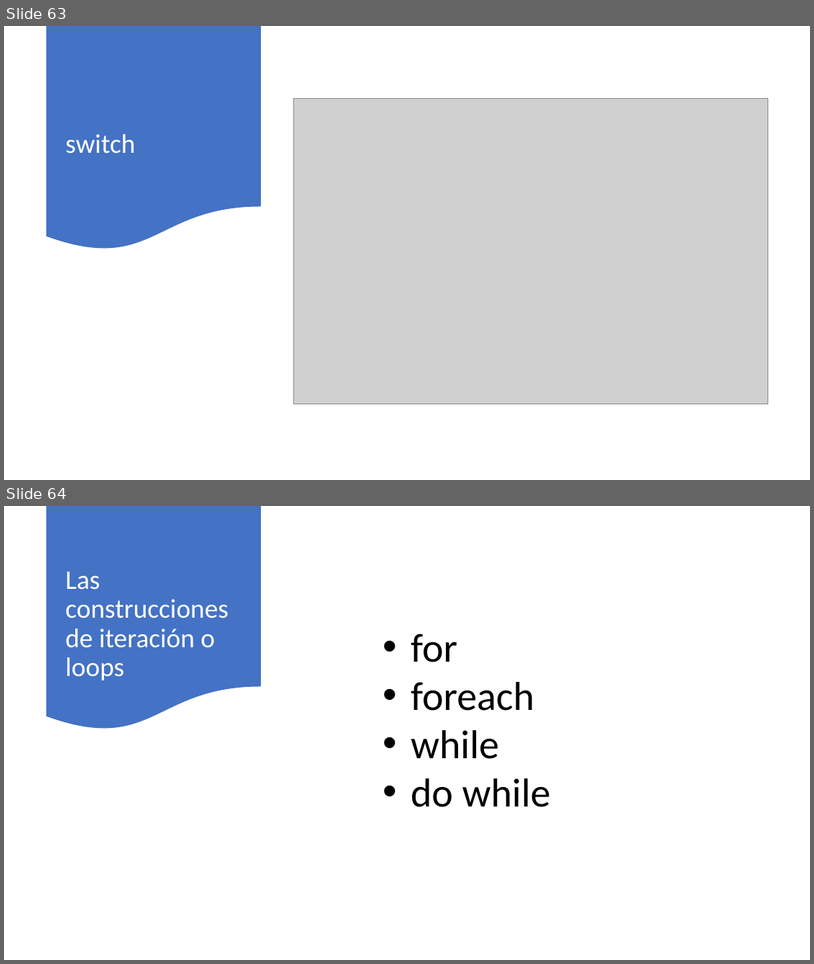
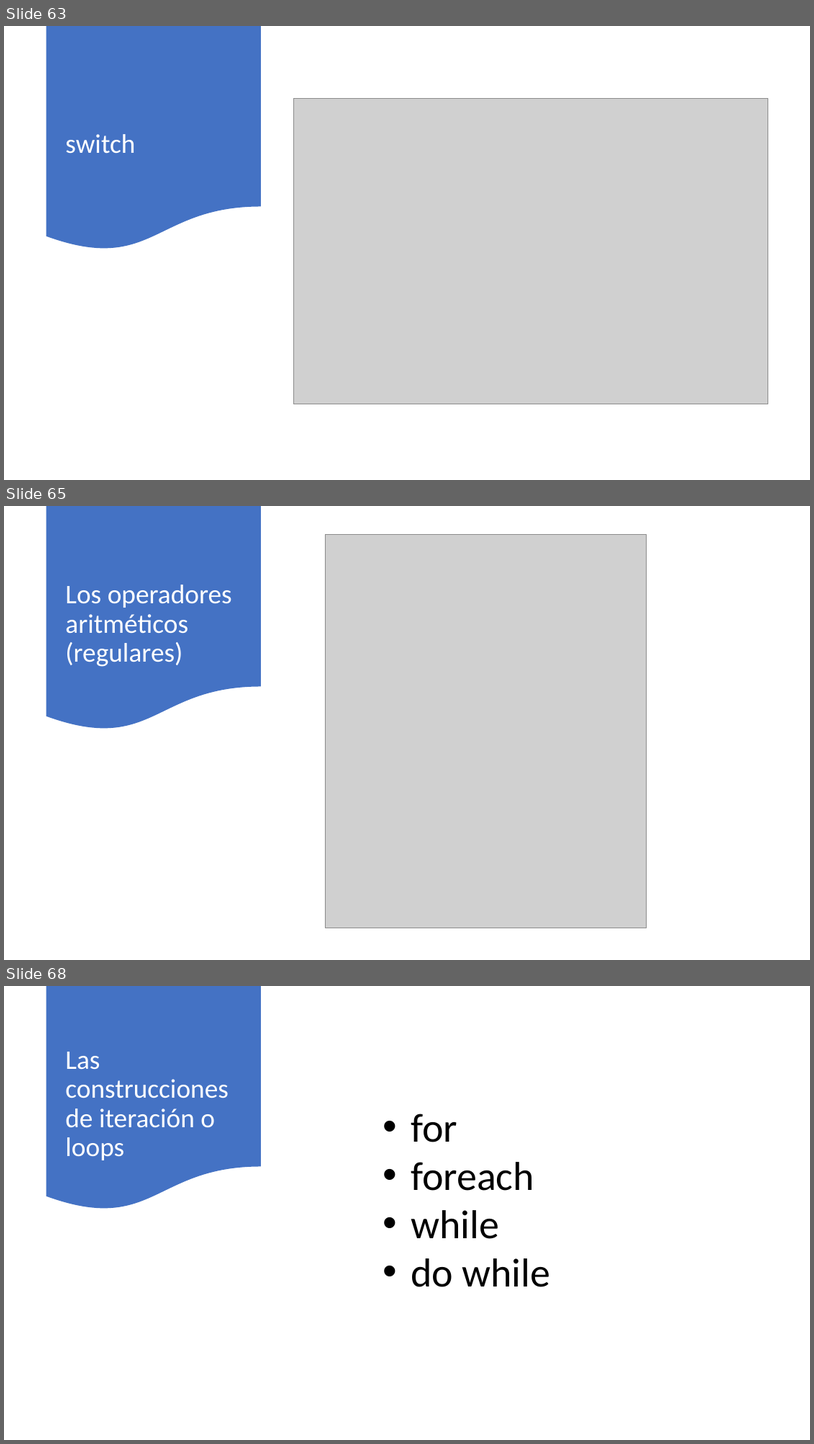
Before and after one commit to AlbertOsinaga/Curso201, a slide deck: Curso201.pptx. Shown one above the other, each under a label of ours: slides 63 and 64 before the commit, slides 63, 65 and 68 after it; the slides between them are not shown. The pictures are 814x964 and 814x1444 pixels, drawn with LibreOffice and Linux fonts; fonts in the diff are those of the drawing; grey boxes stand for pictures. Boxes give left, top, right and bottom in pixels: in the first picture for what was removed or moved away, otherwise in the second. Text is boxed around its words. In the diff, an @@ line names an element or a change of style, - is before the commit and + after.

```diff
--- a/Curso201.pptx
+++ b/Curso201.pptx
@@ slide 65 added at <box>4,506,810,960</box>, background #FFFFFF @@
@@ flow chart document added at <box>46,506,261,731</box>, fill #4472C4 @@
@@ picture added at <box>325,534,647,928</box> @@
@@ title added at <box>65,584,232,667</box>, 32 pt, text #FFFFFF @@
+Los operadores aritméticos
+(regulares)
@@ what was slide 64 is now slide 68 @@
```
Also in this commit, not shown: 5 other slides added, 13 other files.
